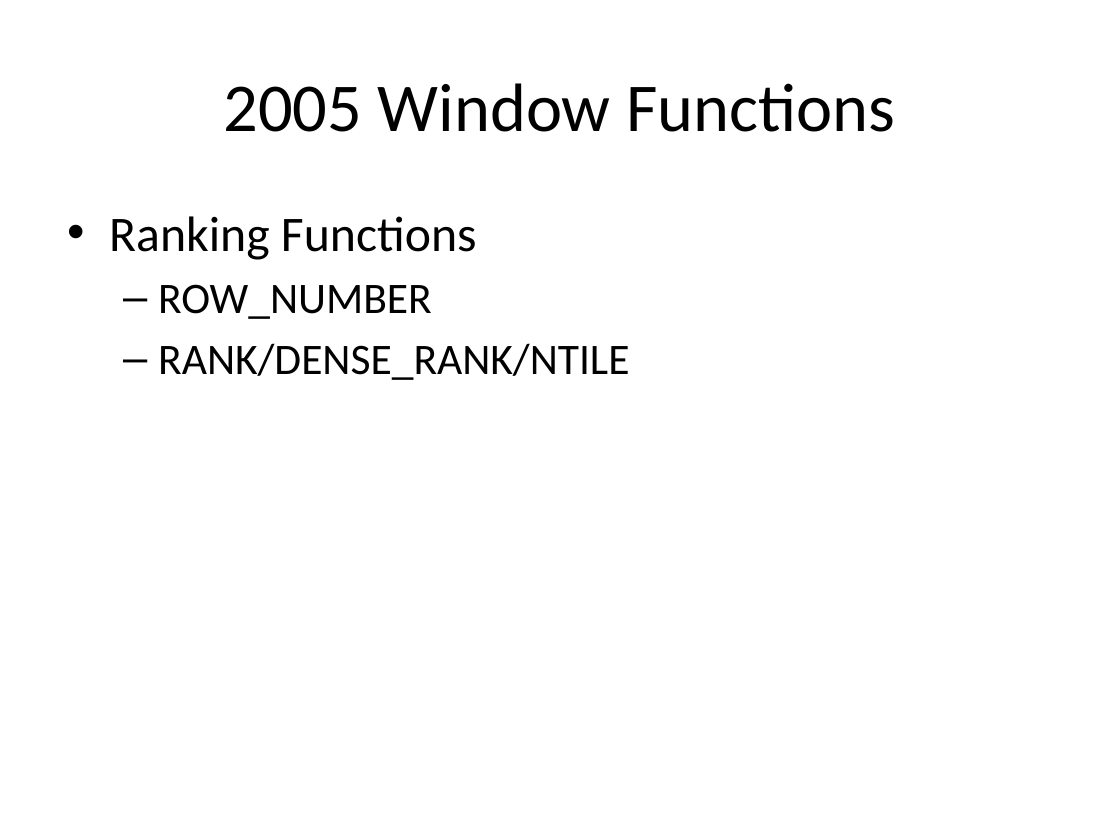
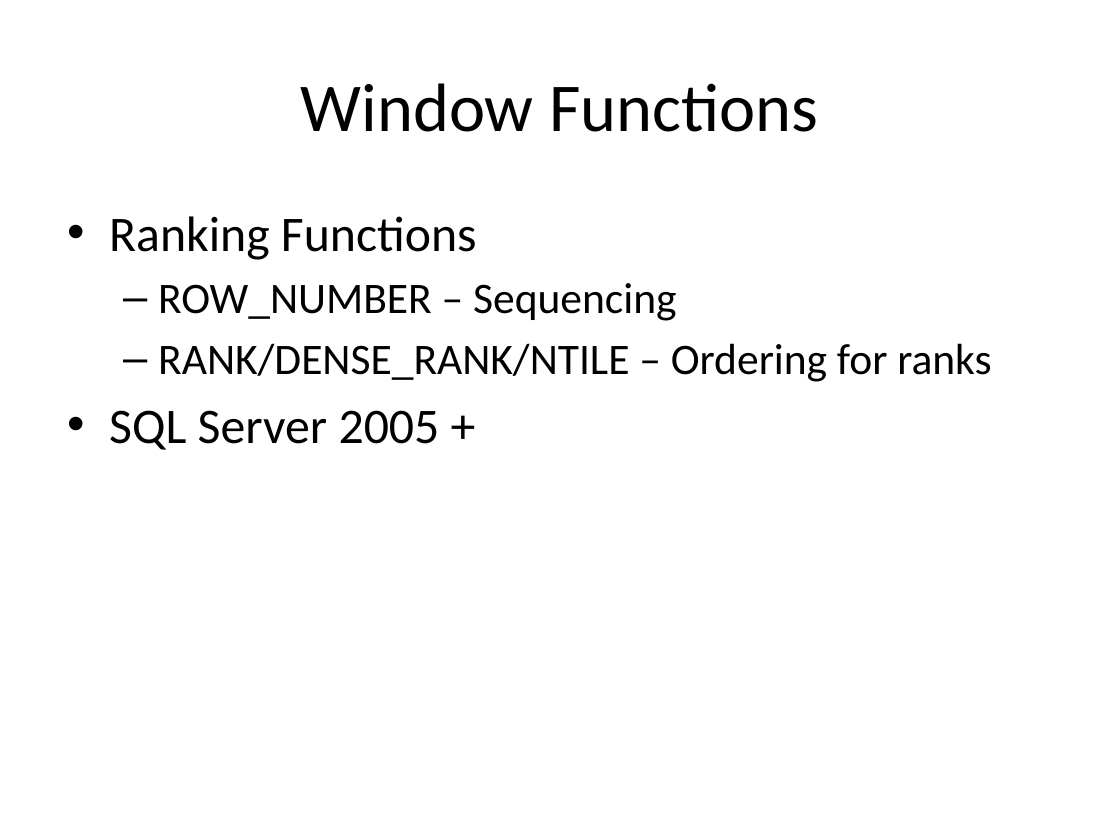
Before and after one commit to reachanu21/T-SQLWindowing, a slide deck: slide 19 of Presentation/TSQL_Windowing.pptx (slide 20 before the commit). Drawn at 1120x840 pixels with LibreOffice and Linux fonts; fonts in the diff are those of the drawing. Boxes give left, top, right and bottom in pixels: in the first picture for what was removed or moved away, otherwise in the second. Text is boxed around its words. In the diff, an @@ line names an element or a change of style, - is before the commit and + after.

```diff
--- a/Presentation/TSQL_Windowing.pptx
+++ b/Presentation/TSQL_Windowing.pptx
@@ title at (301, 83, 818, 132): text changed @@
-2005 Window Functions
+Window Functions
@@ text at (109, 283, 991, 450): text changed @@
-  – ROW_NUMBER
-  – RANK/DENSE_RANK/NTILE
+  – ROW_NUMBER – Sequencing
+  – RANK/DENSE_RANK/NTILE – Ordering for ranks
+• SQL Server 2005 +
```
Also in this commit, not shown: 8 other slides changed, 5 slides added, 1 slide removed.
